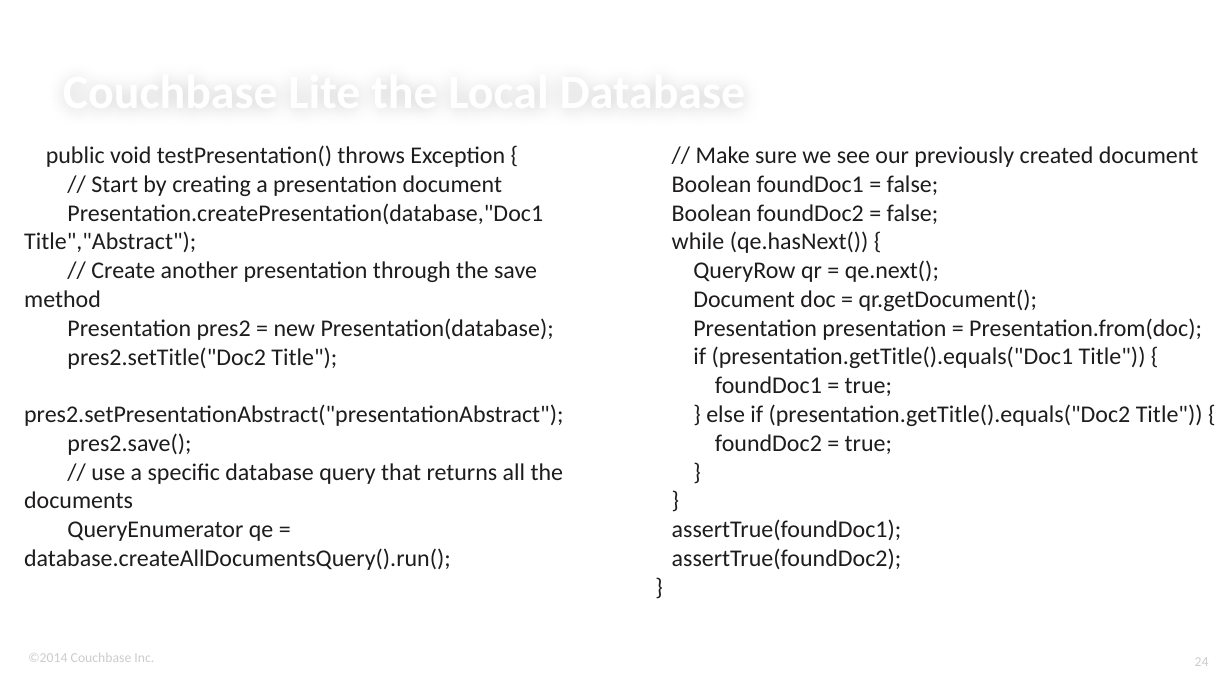
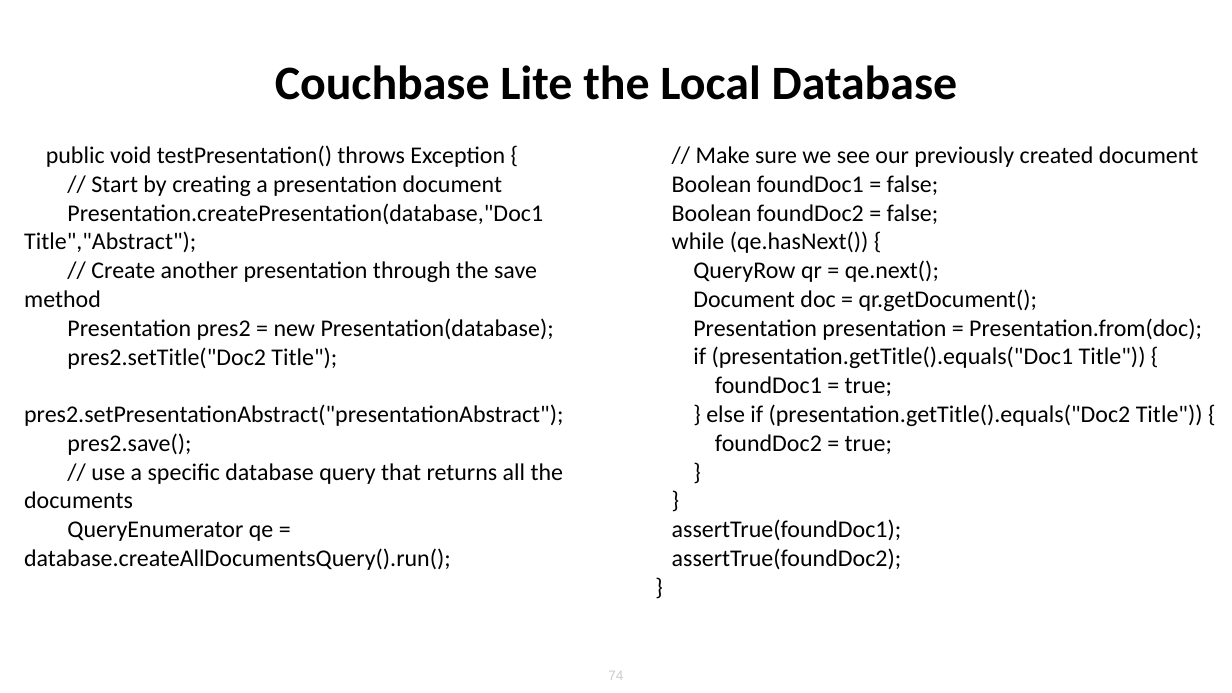
Before and after one commit to ldoguin/couchbase-mobile-android-workshop, a slide deck: slide 74 of AndroidWorkshopMasterDetailFlow.pptx (slide 24 before the commit). Drawn at 1232x693 pixels with LibreOffice and Linux fonts; fonts in the diff are those of the drawing; background and template pictures are left out. Boxes give left, top, right and bottom in pixels: in the first picture for what was removed or moved away, otherwise in the second. Text is boxed around its words. In the diff, an @@ line names an element or a change of style, - is before the commit and + after.

```diff
--- a/AndroidWorkshopMasterDetailFlow.pptx
+++ b/AndroidWorkshopMasterDetailFlow.pptx
@@ title "Couchbase Lite the Local Database": place and size @@
-title "Couchbase Lite the Local Database" at bbox=[63, 2, 1141, 118]
+title "Couchbase Lite the Local Database" at bbox=[275, 65, 958, 100]
@@ title "Couchbase Lite the Local Database" at bbox=[275, 65, 958, 100]: text colour #FFFFFF to #000000; alignment left to centre; vertical alignment bottom to middle @@
@@ text "public void testPresentation() throws Exception ..." at bbox=[24, 145, 564, 570]: text colour #1E1C1C to #000000 @@
@@ text "// Make sure we see ..." at bbox=[672, 146, 1203, 569]: text colour #1E1C1C to #000000 @@
@@ text removed at bbox=[28, 653, 154, 662] @@
-©2014 Couchbase Inc.
@@ page number removed at bbox=[1195, 657, 1209, 666] @@
-24
@@ page number added at bbox=[608, 671, 623, 680], 8 pt, text #CCCCCC @@
+74
```
Also in this commit, not shown: 27 other slides changed, 58 slides added, 8 slides removed.
